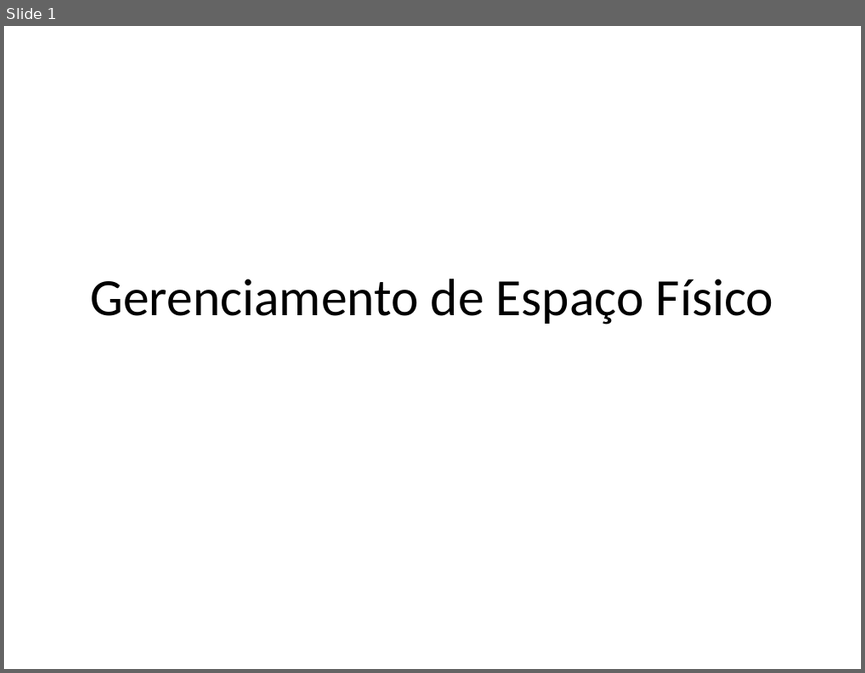
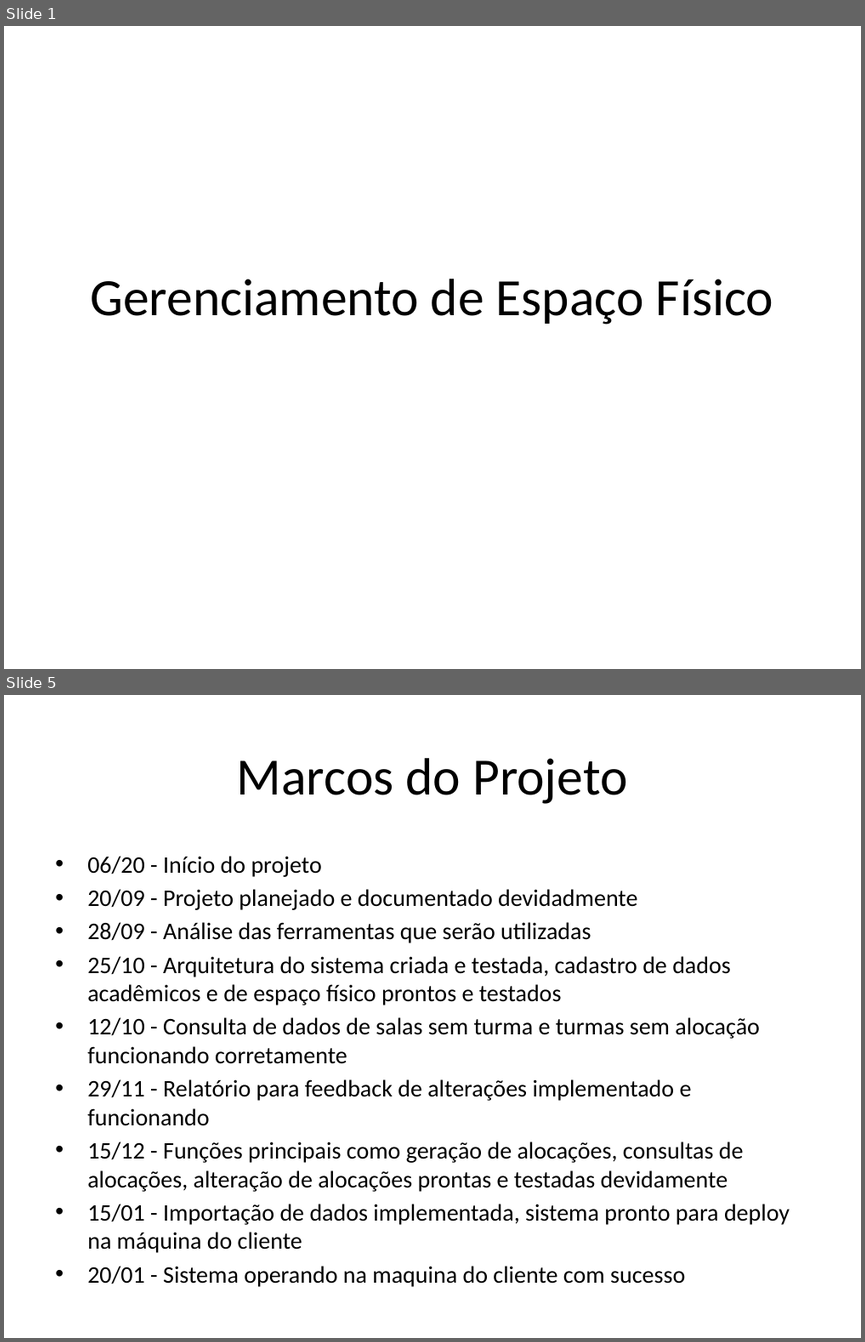
Before and after one commit to brunoccst/GerenciamentoDeEspacoFisico, a slide deck: T3/Apresentação.pptx. Shown one above the other, each under a label of ours: slide 1 before the commit, slides 1 and 5 after it; the slides between them are not shown. The pictures are 865x673 and 865x1342 pixels, drawn with LibreOffice and Linux fonts; fonts in the diff are those of the drawing. Boxes give left, top, right and bottom in pixels: in the first picture for what was removed or moved away, otherwise in the second. Text is boxed around its words. In the diff, an @@ line names an element or a change of style, - is before the commit and + after.

Commit message:
Atualizando o projeto para a apresentacao

```diff
--- a/T3/Apresentação.pptx
+++ b/T3/Apresentação.pptx
@@ slide 5 added at bbox=[4, 695, 861, 1338], background #FFFFFF @@
@@ title added at bbox=[237, 758, 627, 804], 44 pt, text #000000 @@
+Marcos do Projeto
@@ text added at bbox=[87, 856, 789, 1287], 20 pt, text #000000 @@
+• 06/20 - Início do projeto
+• 20/09 - Projeto planejado e documentado devidadmente
+• 28/09 - Análise das ferramentas que serão utilizadas
+• 25/10 - Arquitetura do sistema criada e testada, cadastro de dados acadêmicos e de espaço físico prontos e testados
+• 12/10 - Consulta de dados de salas sem turma e turmas sem alocação funcionando corretamente
+• 29/11 - Relatório para feedback de alterações implementado e funcionando
+• 15/12 - Funções principais como geração de alocações, consultas de alocações, alteração de alocações prontas e testadas devidamente
+• 15/01 - Importação de dados implementada, sistema pronto para deploy na máquina do cliente
+• 20/01 - Sistema operando na maquina do cliente com sucesso
```
Also in this commit, not shown: 7 other slides added, 1 other file.
